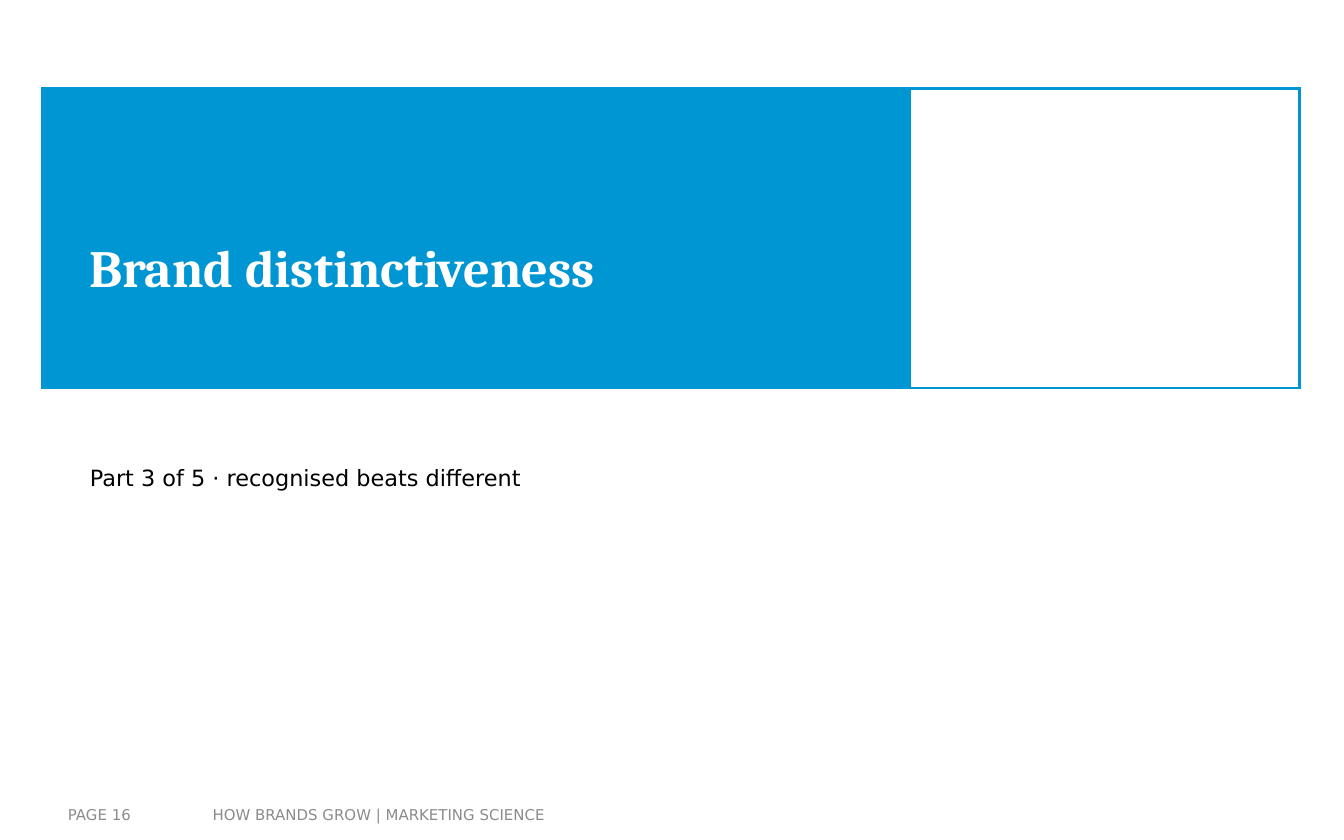
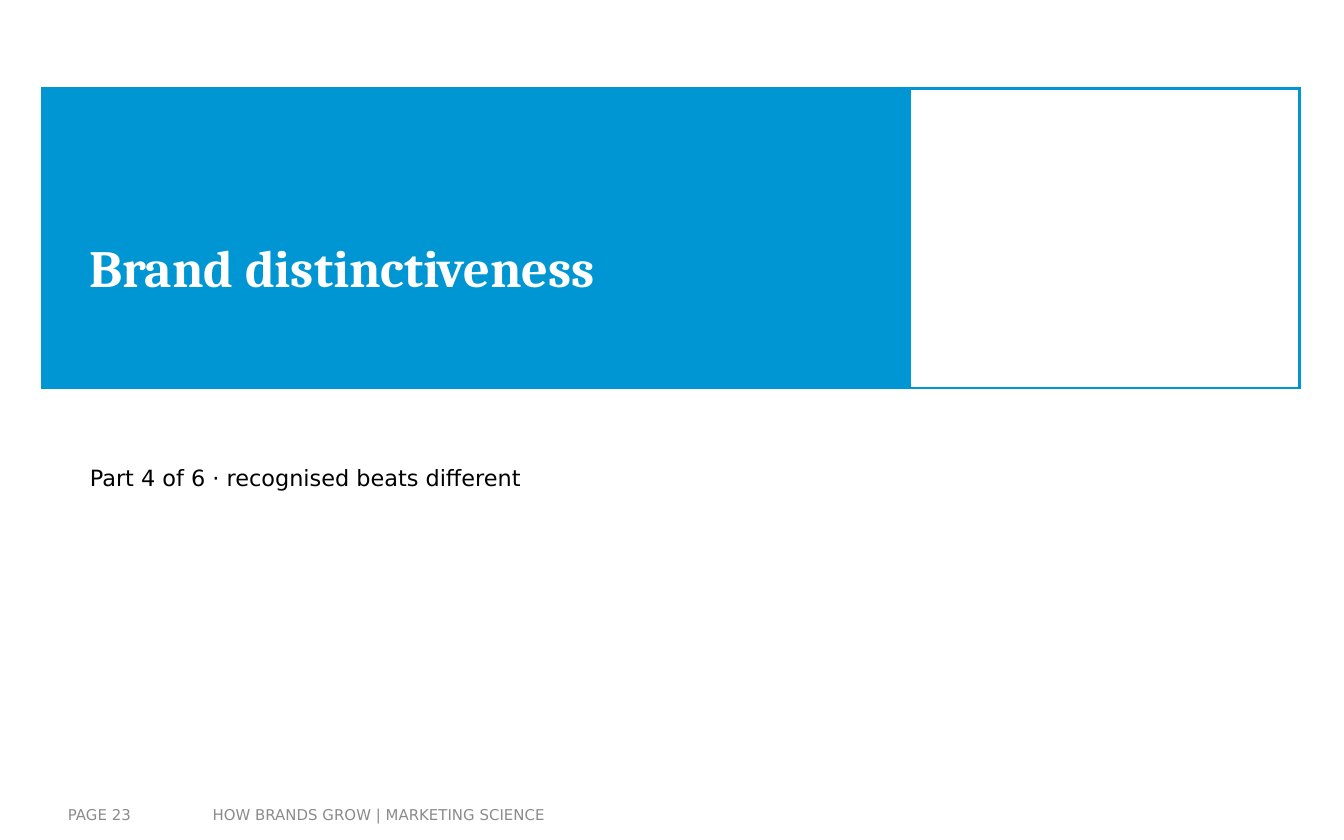
Before and after one commit to arnefloh-wu/international-marketing-analytics-teaching, a slide deck: slide 23 of slides/how-brands-grow_double-jeopardy-and-distinctiveness_WT26-27.pptx (slide 16 before the commit). Drawn at 1344x840 pixels with LibreOffice and Linux fonts; fonts in the diff are those of the drawing; background and template pictures are left out. Boxes give left, top, right and bottom in pixels: in the first picture for what was removed or moved away, otherwise in the second. Text is boxed around its words. In the diff, an @@ line names an element or a change of style, - is before the commit and + after.

```diff
--- a/slides/how-brands-grow_double-jeopardy-and-distinctiveness_WT26-27.pptx
+++ b/slides/how-brands-grow_double-jeopardy-and-distinctiveness_WT26-27.pptx
@@ text at (x1=90, y1=469, x2=521, y2=491): text changed @@
-Part 3 of 5 · recognised beats different
+Part 4 of 6 · recognised beats different
@@ page number at (x1=68, y1=809, x2=131, y2=820): text changed @@
-PAGE 16
+PAGE 23
```
Also in this commit, not shown: 11 other slides changed, 9 slides added, 1 slide removed, 2 other files.
